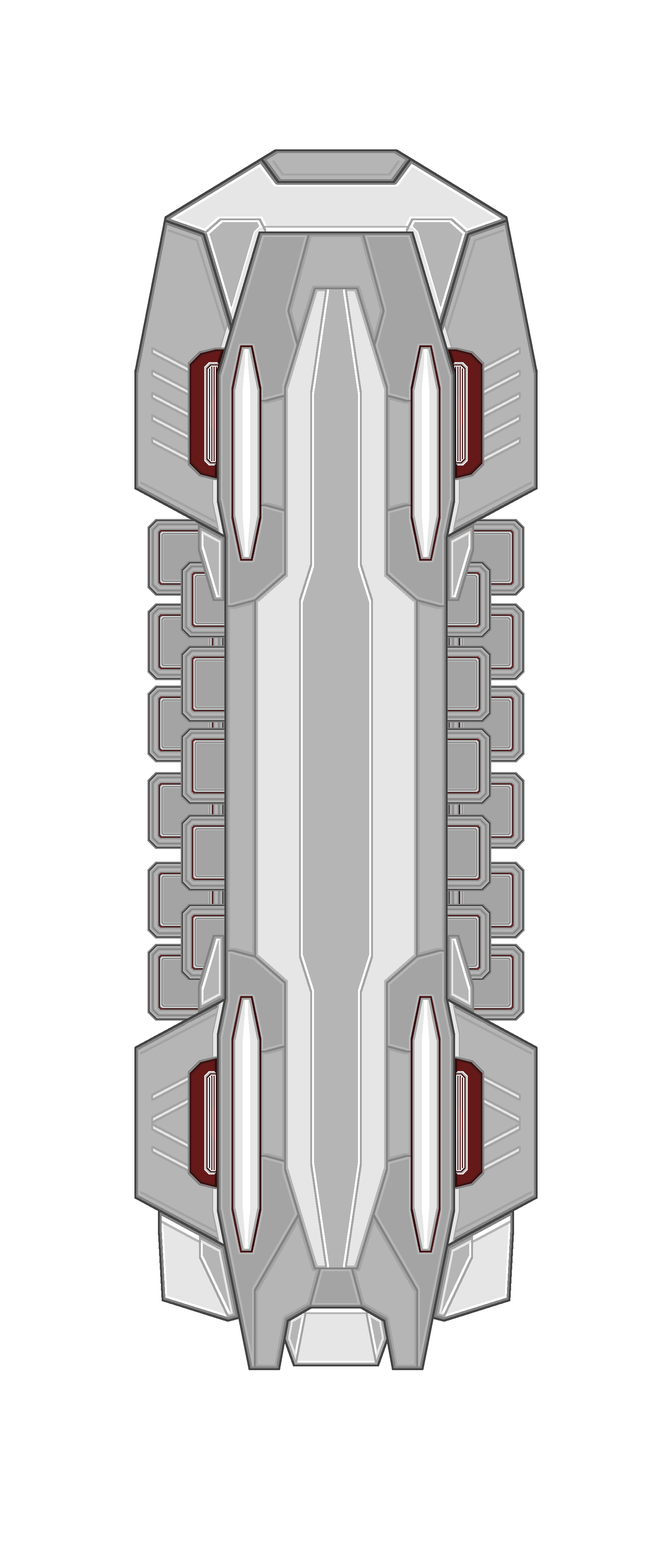
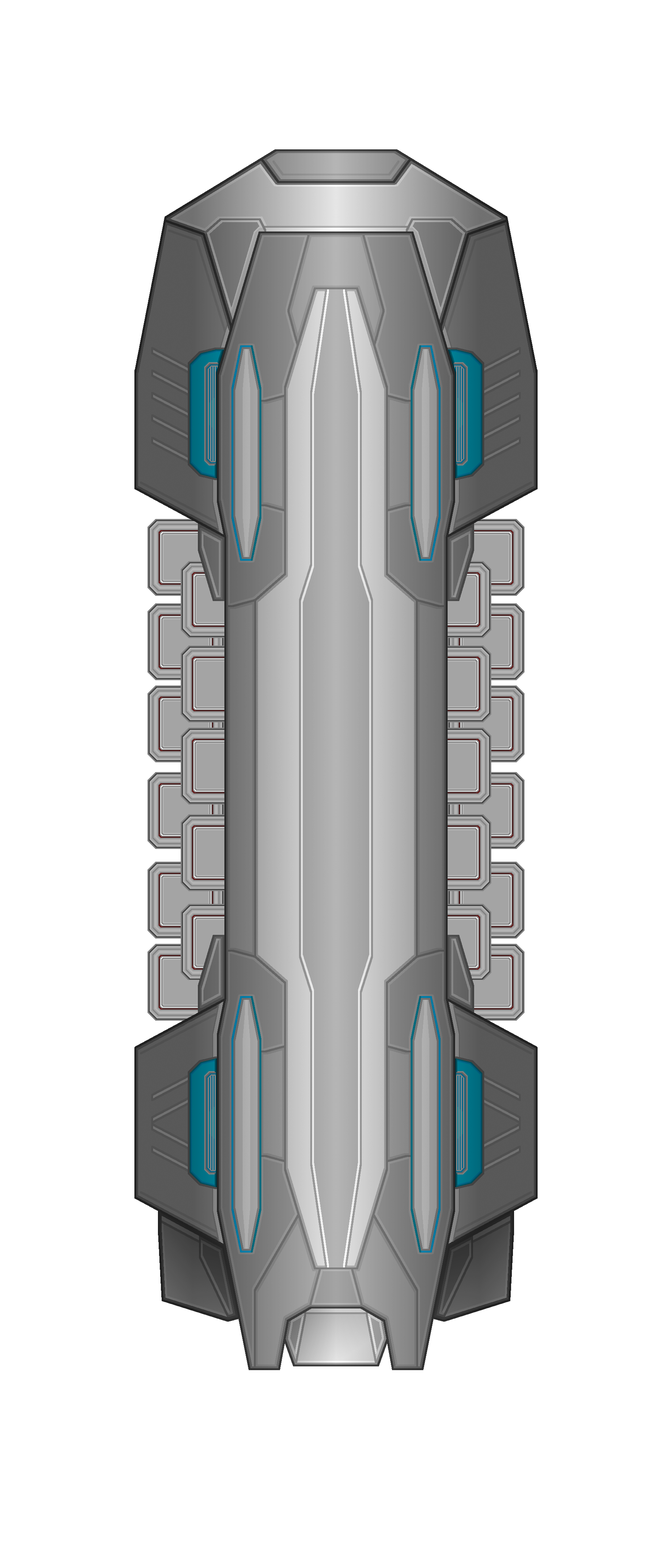
Layered file, before and after one edit (672×1568). Changes by layer:
hid "RedHeavyTradeShip", painted on it over [134, 149, 538, 1371]
added layer "Shading" above "BlueHeavyTradeShip" over [134, 149, 538, 1371]
showed "BlueHeavyTradeShip", moved it above "RedUpperContainers", painted on it over [134, 149, 538, 1371]
painted on "RedUpperContainers" over [199, 561, 473, 980]